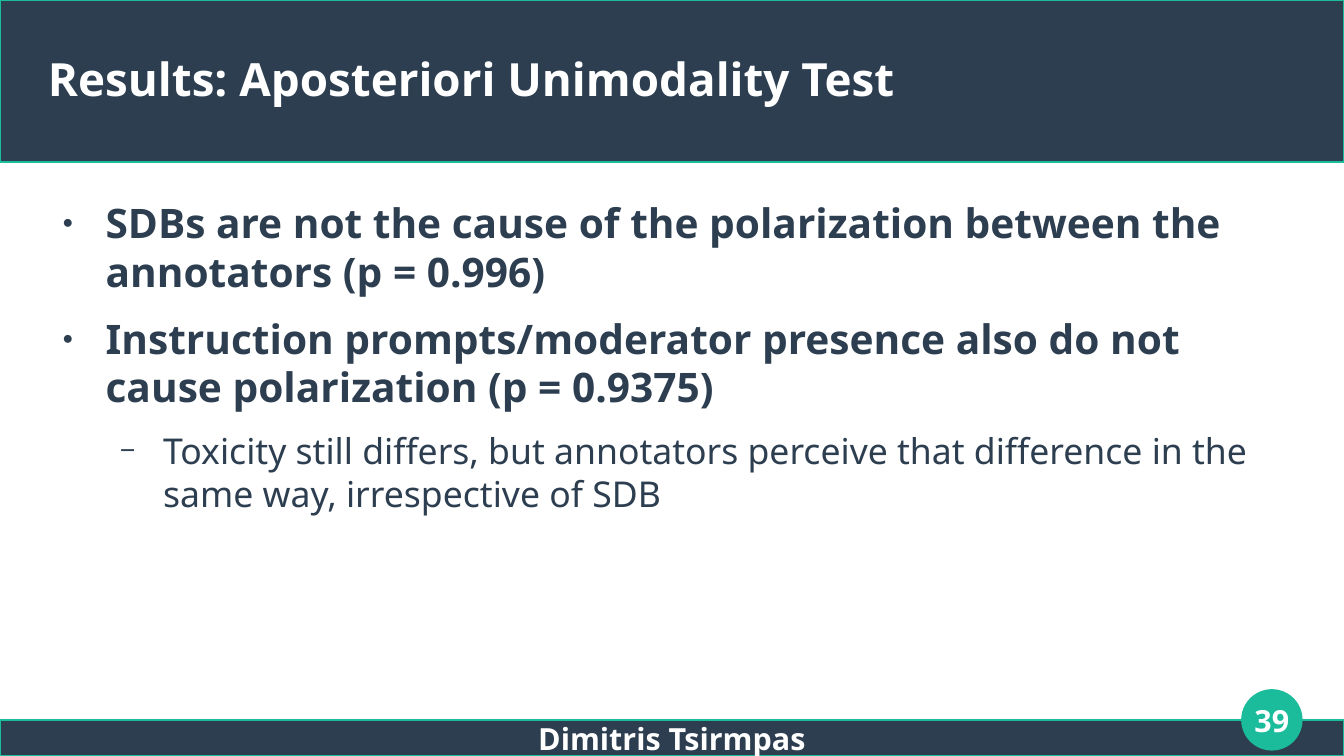
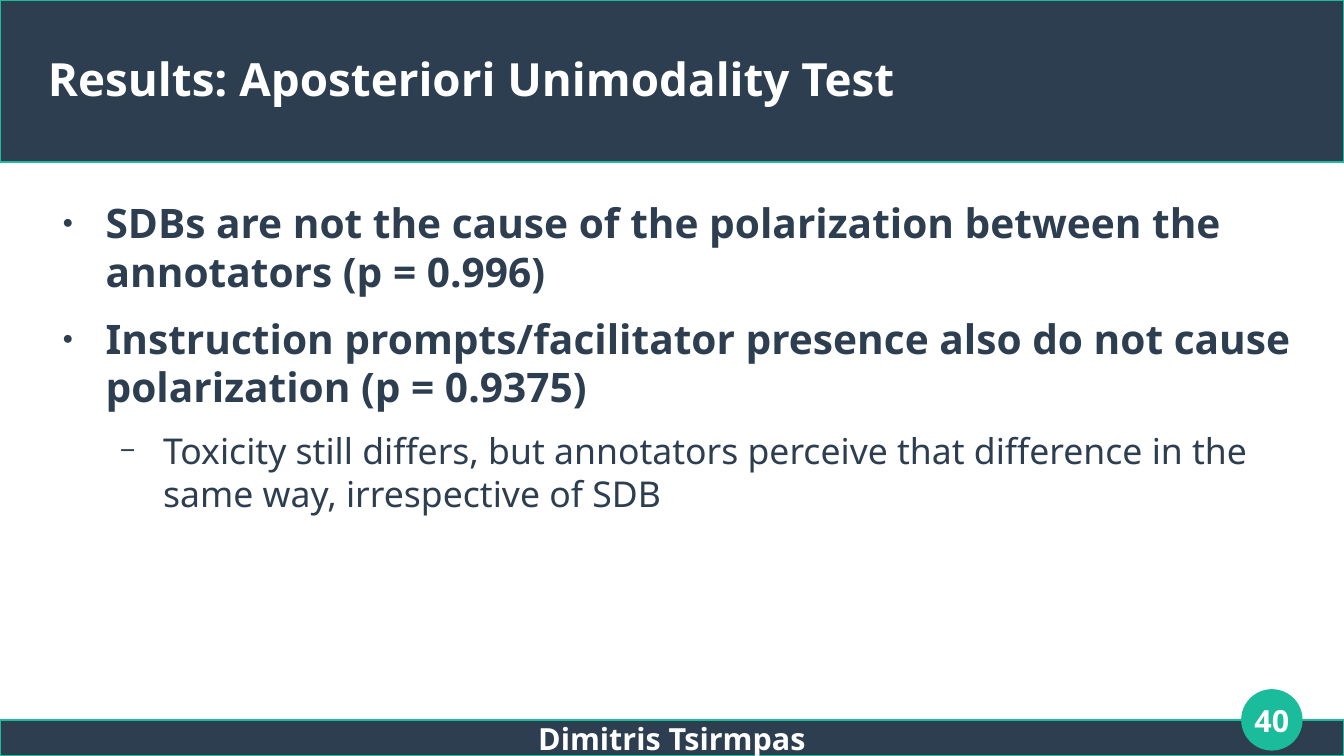
Before and after one commit to dimits-ts/llm_moderation_research, a slide deck: slide 40 of presentations/thesis.odp (slide 39 before the commit). Drawn at 1344x756 pixels with LibreOffice and Linux fonts; fonts in the diff are those of the drawing. Boxes give left, top, right and bottom in pixels: in the first picture for what was removed or moved away, otherwise in the second. Text is boxed around its words. In the diff, an @@ line names an element or a change of style, - is before the commit and + after.

```diff
--- a/presentations/thesis.odp
+++ b/presentations/thesis.odp
@@ text at (106,323,1290,412): text changed @@
-● Instruction prompts/moderator presence also do not cause polarization (p = 0.9375)
+● Instruction prompts/facilitator presence also do not cause polarization (p = 0.9375)
@@ page number at (1254,710,1289,733): text changed @@
-39
+40
```
Also in this commit, not shown: 17 other slides changed, 3 slides added, 1 slide removed.
